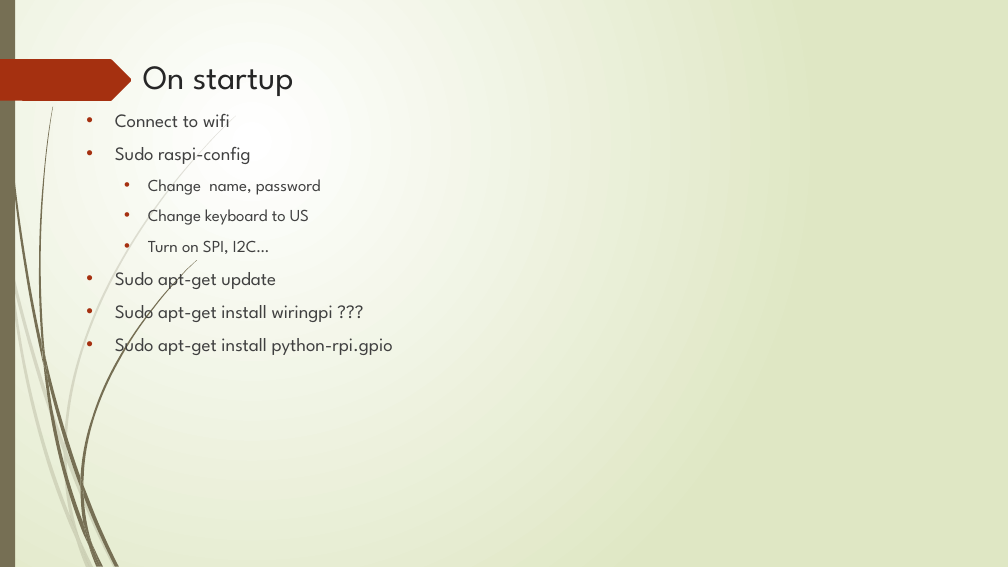
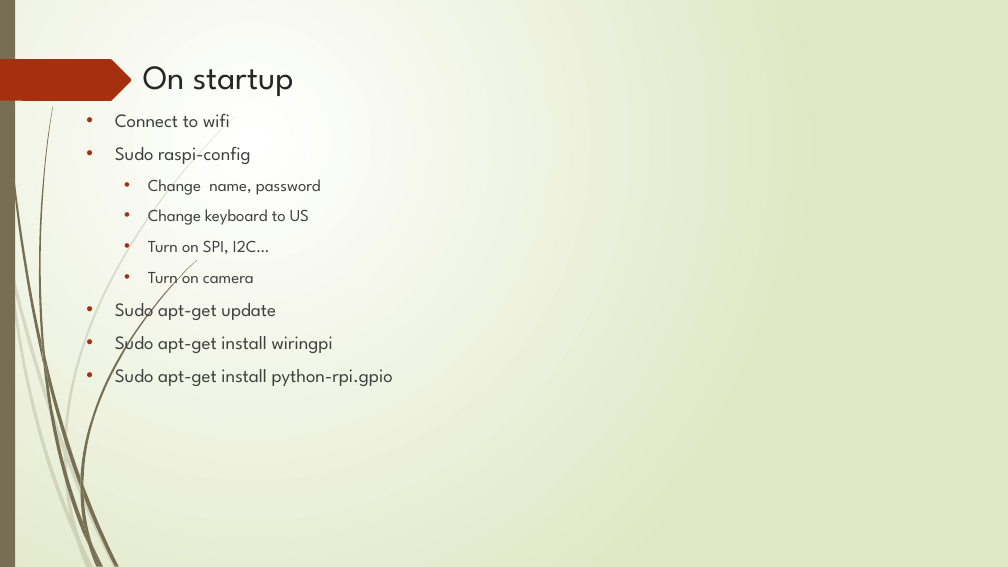
Before and after one commit to nxphi47/raspiWSntuoss, a slide deck: slide 7 of raspWS.pptx. Drawn at 1008x567 pixels with LibreOffice and Linux fonts; fonts in the diff are those of the drawing. Boxes give left, top, right and bottom in pixels: in the first picture for what was removed or moved away, otherwise in the second. Text is boxed around its words. In the diff, an @@ line names an element or a change of style, - is before the commit and + after.

```diff
--- a/raspWS.pptx
+++ b/raspWS.pptx
@@ text at bbox=[148, 266, 254, 289]: paragraph added @@
+  • Turn on camera
@@ text at bbox=[115, 329, 333, 355]: text changed @@
-• Sudo apt-get install wiringpi ???
+• Sudo apt-get install wiringpi
```
Also in this commit, not shown: 3 other slides changed, 1 other file.
